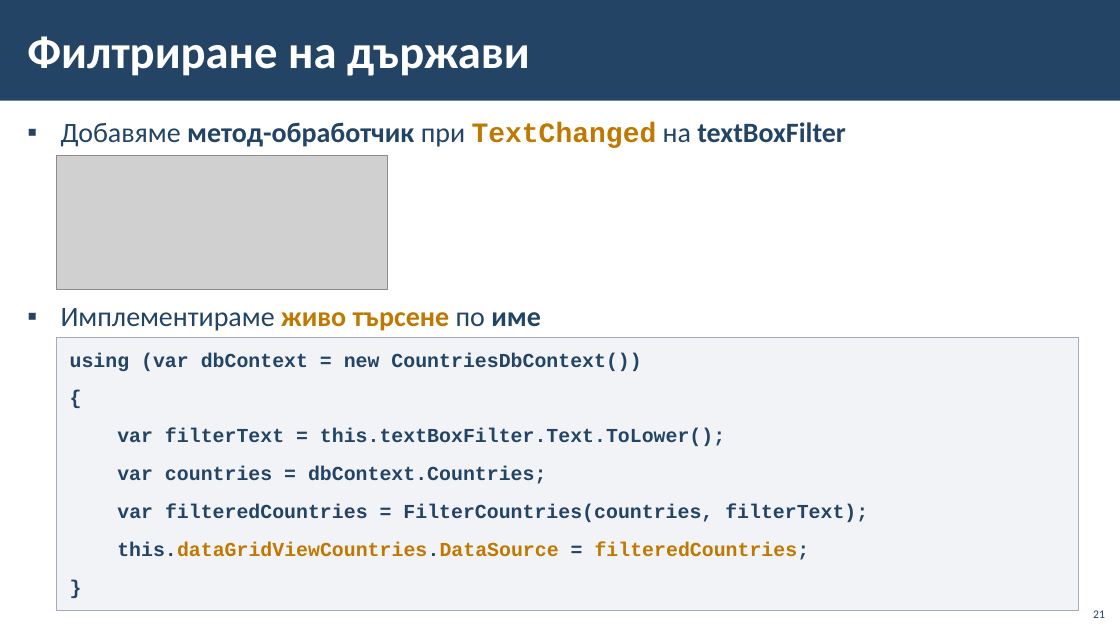
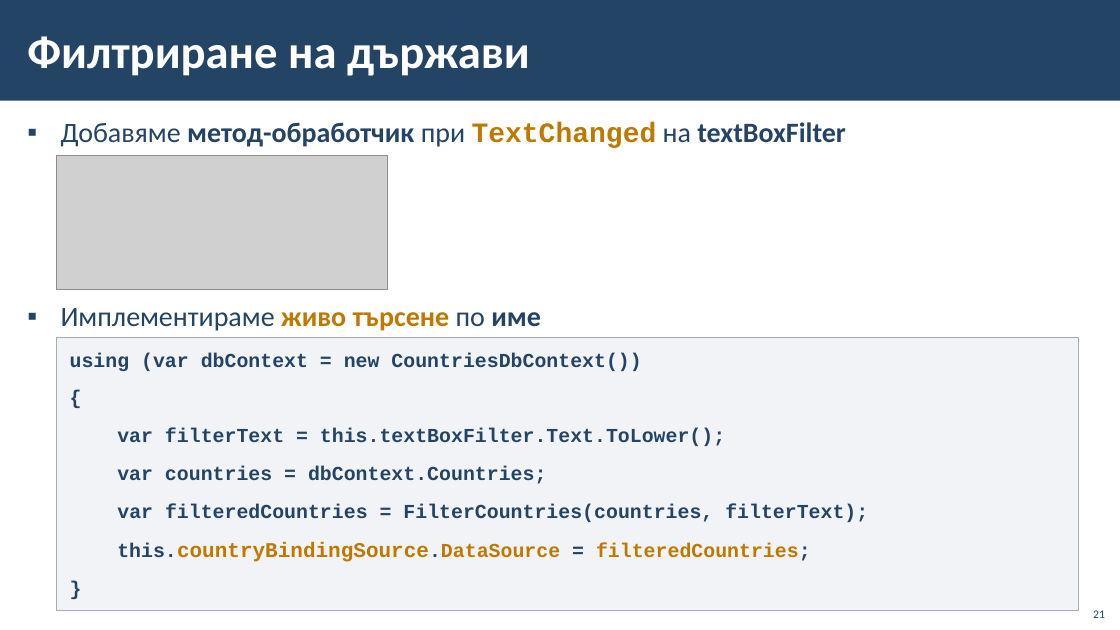
Before and after one commit to BG-IT-Edu/School-Programming, a slide deck: slide 21 of Courses/Software-Sciences/Module-4-Information-Systems-New/08-Navigation-between-Tables/08-Navigation-between-Tables.pptx. Drawn at 1120x630 pixels with LibreOffice and Linux fonts; fonts in the diff are those of the drawing; grey boxes stand for pictures; background and template pictures are left out. Boxes give left, top, right and bottom in pixels: in the first picture for what was removed or moved away, otherwise in the second. Text is boxed around its words. In the diff, an @@ line names an element or a change of style, - is before the commit and + after.

```diff
--- a/Courses/Software-Sciences/Module-4-Information-Systems-New/08-Navigation-between-Tables/08-Navigation-between-Tables.pptx
+++ b/Courses/Software-Sciences/Module-4-Information-Systems-New/08-Navigation-between-Tables/08-Navigation-between-Tables.pptx
@@ text in rectangle at <box>117,542,811,562</box>: text changed @@
-this.dataGridViewCountries.DataSource = filteredCountries;
+this.countryBindingSource.DataSource = filteredCountries;
```
Also in this commit, not shown: 8 other slides changed.
